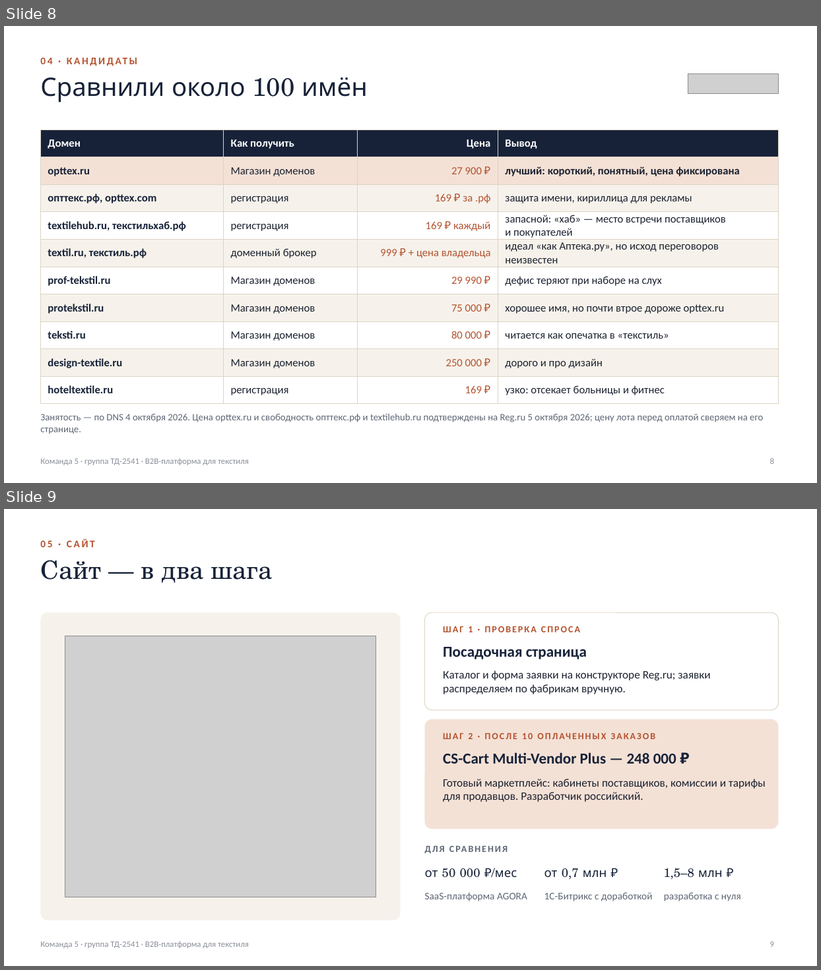
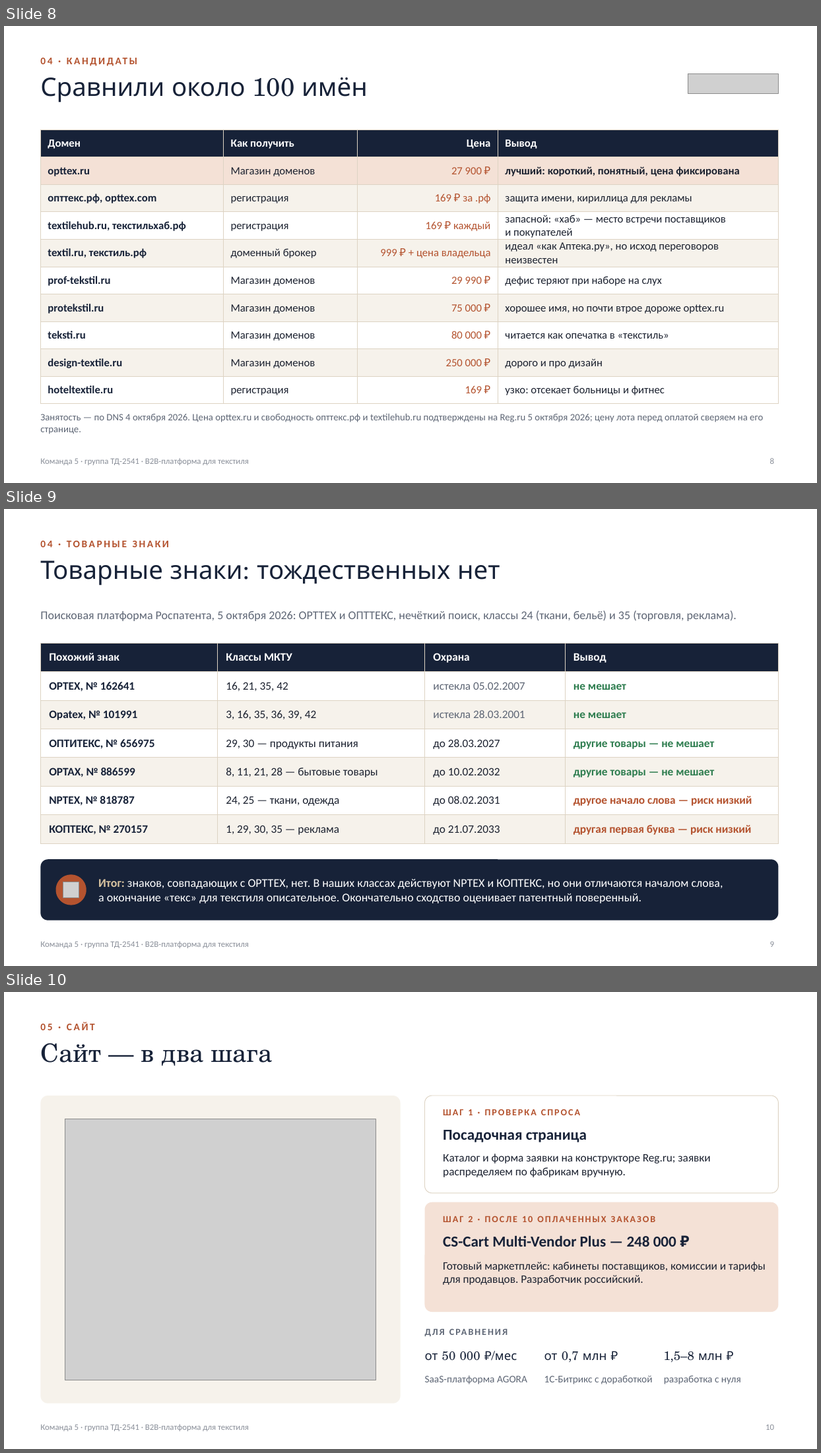
Before and after one commit to caesart966-web/first_reposirtory, a slide deck: komanda-5/Команда_5_B2B-платформа_текстиль_презентация.pptx. Shown one above the other, each under a label of ours: slides 8 and 9 before the commit, slides 8, 9 and 10 after it. The pictures are 821x970 and 821x1453 pixels, drawn with LibreOffice and Linux fonts; fonts in the diff are those of the drawing; grey boxes stand for pictures. Boxes give left, top, right and bottom in pixels: in the first picture for what was removed or moved away, otherwise in the second. Text is boxed around its words. In the diff, an @@ line names an element or a change of style, - is before the commit and + after.

```diff
--- a/komanda-5/Команда_5_B2B-платформа_текстиль_презентация.pptx
+++ b/komanda-5/Команда_5_B2B-платформа_текстиль_презентация.pptx
@@ slide 9 added at (4, 509, 817, 966), background #FFFFFF; not listed: 1 template element that a slide beside it also shows @@
@@ text added at (40, 541, 169, 547), 12 pt, text #B4532F, bold @@
+04 · ТОВАРНЫЕ ЗНАКИ
@@ title added at (40, 560, 500, 586), 30 pt, text #172238 @@
+Товарные знаки: тождественных нет
@@ text added at (40, 611, 737, 621), 14 pt, text #5E6675 @@
+Поисковая платформа Роспатента, 5 октября 2026: OPTTEX и ОПТТЕКС, нечёткий поиск, классы 24 (ткани, бельё) и 35 (торговля, реклама).
@@ table added at (40, 643, 779, 838), 7 rows, 4 columns @@
+Похожий знак | Классы МКТУ | Охрана | Вывод
+OPTEX, № 162641 | 16, 21, 35, 42 | истекла 05.02.2007 | не мешает
+Opatex, № 101991 | 3, 16, 35, 36, 39, 42 | истекла 28.03.2001 | не мешает
+ОПТИТЕКС, № 656975 | 29, 30 — продукты питания | до 28.03.2027 | другие товары — не мешает
+OPTAX, № 886599 | 8, 11, 21, 28 — бытовые товары | до 10.02.2032 | другие товары — не мешает
+NPTEX, № 818787 | 24, 25 — ткани, одежда | до 08.02.2031 | другое начало слова — риск низкий
+КОПТЕКС, № 270157 | 1, 29, 30, 35 — реклама | до 21.07.2033 | другая первая буква — риск низкий
@@ rounded rectangle added at (40, 859, 779, 921), fill #172238 @@
@@ ellipse added at (56, 875, 86, 906), fill #B4532F @@
@@ picture added at (63, 883, 79, 898) @@
@@ text added at (98, 879, 723, 904), 14 pt, text #FFFFFF @@
+Итог: знаков, совпадающих с OPTTEX, нет. В наших классах действуют NPTEX и КОПТЕКС, но они отличаются началом слова, а окончание «текс» для текстиля описательное. Окончательно сходство оценивает патентный поверенный.
@@ page number added at (770, 942, 774, 947), 10 pt, text #8A8F99 @@
+9
@@ what was slide 9 is now slide 10 @@
@@ page number at (766, 1425, 774, 1430): text changed @@
-9
+10
```
Also in this commit, not shown: 3 slides changed, 2 other files.
